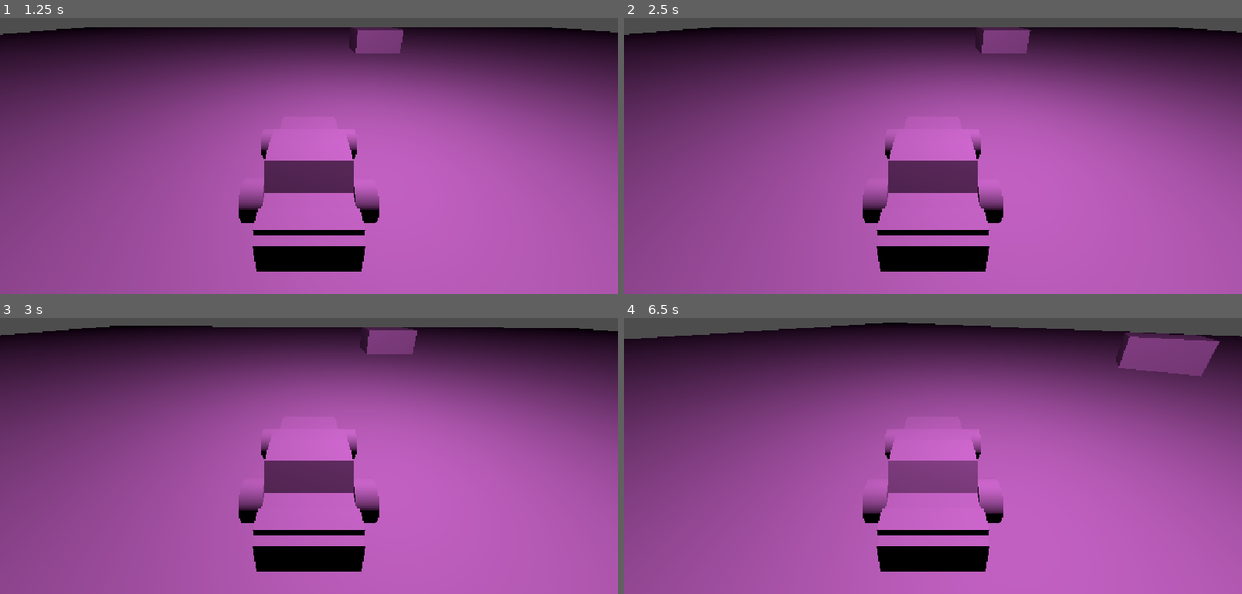
Above: before the commit, frames 1-4 (two rows, left to right).
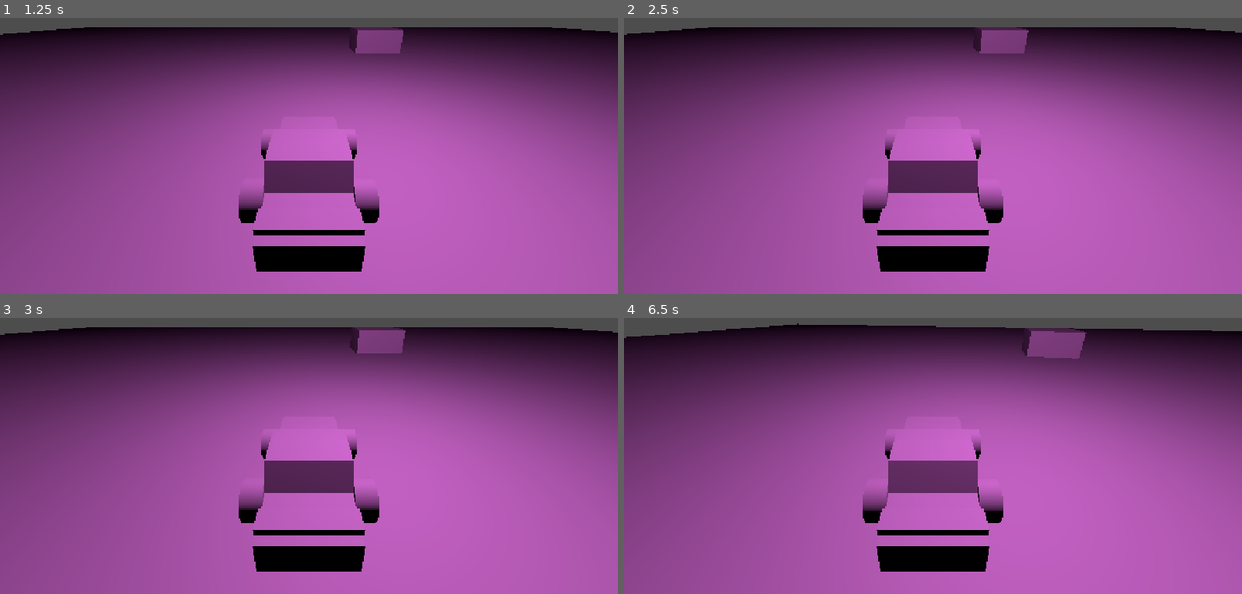
Above: after the commit, the same moments.

Repository: FlameFreezer/170.3
Game: Godot game, scene res://scenes/drive_test_chamber.tscn
Same seed, same stepped clock (60 frames per second), same inputs: the game is played once before the commit and once after it. This scene is started directly instead of the project's main scene.
Inputs:
- Up to frame 1 (1.25 s): hold D (steer right) from 0.53 s (still down); hold Shift (clutch) from 0.53 s (still down)
- Up to frame 2 (2.5 s): tap Enter at 1.25 s; release D (steer right) at 1.28 s; release Shift (clutch) at 1.28 s; hold Q (downshift) 1.28-2.03 s; tap W (throttle) at 1.35 s; tap Space (handbrake) at 2 s; hold D (steer right) from 2.03 s (still down); hold Shift (clutch) from 2.03 s (still down)
- Up to frame 3 (3 s): release D (steer right) at 2.78 s; release Shift (clutch) at 2.78 s; hold E (upshift) from 2.78 s (still down); tap W (throttle) at 2.85 s
- Up to frame 4 (6.5 s): release E (upshift) at 3.53 s; hold Shift (clutch) 3.53-4.28 s; hold A (steer left) 3.53-5.03 s; tap W (throttle) at 4.35, 5.85 s; hold Q (downshift) 5.03-5.78 s; hold Shift (clutch) 5.03-5.78 s; hold D (steer right) from 5.78 s (still down)

Frame 1 is identical in both runs. In frame 2, less than 0.1% of the frame differs, in the area x 0-100%, y 3-13%; in frame 3, 0.6%; in frame 4, 5.7%, in the area x 0-100%, y 1-71%.

Commit message:
fixed front/rear wheels cornering force split algorithm

Diff:
--- a/Scripts/Car/chassis.gd
+++ b/Scripts/Car/chassis.gd
@@ -11,9 +11,9 @@
 @export_category("Motor variables")
 @export var redline_rpm: float = 10000 # Based on my own car's redline, even if I never reached it while recording its noises
 @export var starting_rpm: float = 0
-@export var flywheel_weight: float = 6
-@export var cylinder_volume: float = 10
-@export var drag_factor: float = 0.2
+@export var flywheel_weight: float = 50
+@export var cylinder_volume: float = 1
+@export var drag_factor: float = 0.05
 
 @export_category("Transmission variables")
 @export var gear_ratios: Array[float] = [1.0/50, 1.0/25, 1.0/12.5, 1.0/6.25, 1.0/75, 1.0/3.125]
--- a/Scripts/Car/front_wheels.gd
+++ b/Scripts/Car/front_wheels.gd
@@ -4,8 +4,8 @@
 var max_static_friction: float ## max force that can be applied by the front wheels without slipping.
 var max_kinetic_friction: float ## max force that can be applied by the front wheels while slipping.
 var chassis_mass: float ## mass of the whole car.
-var front_axle_offset: float ## distance from car's center of mass to the front axle.
-var rear_axle_offset: float ## distance from the car's center of mass to the rear axle.
+var front_axle_distance_from_com: float ## distance from car's center of mass to the front axle.
+var rear_axle_distance_from_com: float ## distance from the car's center of mass to the rear axle.
 var max_steering_angle: float ## in range [0, 90). max angle the wheels can reach relative to the chassis when steering.
 
 # updated every frame
@@ -14,8 +14,8 @@
 
 func _init(in_chassis_mass: float, in_front_axle_offset: float, in_rear_axle_offset: float, static_friction_coeff: float, kinetic_friction_coeff: float, in_max_steering_angle: float, starting_steer_angle: float) -> void:
 	chassis_mass = in_chassis_mass
-	front_axle_offset = in_front_axle_offset
-	rear_axle_offset = in_rear_axle_offset
+	front_axle_distance_from_com = abs(in_front_axle_offset)
+	rear_axle_distance_from_com = abs(in_rear_axle_offset)
 	max_static_friction = in_chassis_mass * static_friction_coeff * 9.81
 	max_kinetic_friction = in_chassis_mass * kinetic_friction_coeff * 9.81
 	max_steering_angle = in_max_steering_angle
@@ -57,9 +57,12 @@
 
 	# decompose force demand into two vectors
 	var car_normal_vec: Vector2 = Vector2(cos(car_direction.angle() + PI / 2), sin(car_direction.angle() + PI / 2))
-	var cornering_motion: Vector2 = car_normal_vec * slip_motion.dot(car_normal_vec) * rear_axle_offset / front_axle_offset # component of wheel load coming from cornering inertia
+
+	var cornering_motion: Vector2 = car_normal_vec * slip_motion.dot(car_normal_vec) # component of wheel load coming from cornering inertia
 	var cornering_distance: float = cornering_motion.length()
 	var cornering_demand: float = 2 * cornering_distance / pow(delta, 2)
+	cornering_demand /= 1 + front_axle_distance_from_com / rear_axle_distance_from_com # split cornering force between front and rear wheels
+
 	var steering_motion: Vector2 = wheel_normal_vec * slip_motion.dot(car_direction) / car_direction.length() # component of wheel load coming from steering angle
 	var steering_distance: float = steering_motion.length()
 	var steering_demand: float = 2 * steering_distance / pow(delta, 2)
@@ -74,9 +77,9 @@
 
 	var cornering_output_vec: Vector2
 	if (slipping):
-		cornering_output_vec = cornering_motion.normalized() * -1 * rear_axle_offset / front_axle_offset * min(max_kinetic_friction - steering_demand, cornering_demand)
+		cornering_output_vec = cornering_motion.normalized() * -1 * min(max_kinetic_friction - steering_demand, cornering_demand)
 	else:
-		cornering_output_vec = cornering_motion.normalized() * -1 * rear_axle_offset / front_axle_offset * min(max_static_friction - steering_demand, cornering_demand)
+		cornering_output_vec = cornering_motion.normalized() * -1 * min(max_static_friction - steering_demand, cornering_demand)
 
 	# return friction force vector
 	var return_vec: Vector2 = steering_output_vec + cornering_output_vec
--- a/Scripts/Car/rear_axle.gd
+++ b/Scripts/Car/rear_axle.gd
@@ -9,8 +9,8 @@
 ##                                          A value of zero means that the rear wheels cannot accelerate the car while in a slide.
 ##                                          A value of one means that the rear wheels cannot apply any cornering force while the car is in a slide.
 var chassis_mass: float ## mass of the whole car.
-var front_axle_offset: float ## distance from car's center of mass to the front axle.
-var rear_axle_offset: float ## distance from the car's center of mass to the rear axle.
+var front_axle_distance_from_com: float ## distance from car's center of mass to the front axle.
+var rear_axle_distance_from_com: float ## distance from the car's center of mass to the rear axle.
 var wheel_mass: float ## wmass of the rear wheels.
 var wheel_diameter: float ## diameter of the rear wheels.
 var drag_factor: float ## In range [0, 1]. proportion of car's speed lost per second under no acceleration. A value of 0 means no drag.
@@ -27,8 +27,8 @@
 	chassis_mass = in_chassis_mass
 	max_static_friction_force = in_chassis_mass * static_friction_coeff * 9.81
 	max_kinetic_friction_force = in_chassis_mass * kinetic_friction_coeff * 9.81
-	front_axle_offset = in_front_axle_offset
-	rear_axle_offset = in_rear_axle_offset
+	front_axle_distance_from_com = abs(in_front_axle_offset)
+	rear_axle_distance_from_com = abs(in_rear_axle_offset)
 	wheel_mass = in_wheel_mass
 	wheel_diameter = in_wheel_diameter
 	kinetic_friction_accel_factor = in_kf_accel_factor
@@ -91,7 +91,7 @@
 	var cornering_demand: float = 2 * slip_distance / pow(delta, 2)
 
 	# isolate the cornering force acting on the rear wheels
-	cornering_demand *= front_axle_offset / rear_axle_offset
+	cornering_demand /= 1 + front_axle_distance_from_com / rear_axle_distance_from_com
 
 	# handle slip state changes
 	if (!slipping && (acceleration_demand + cornering_demand) * chassis_mass > max_static_friction_force):
